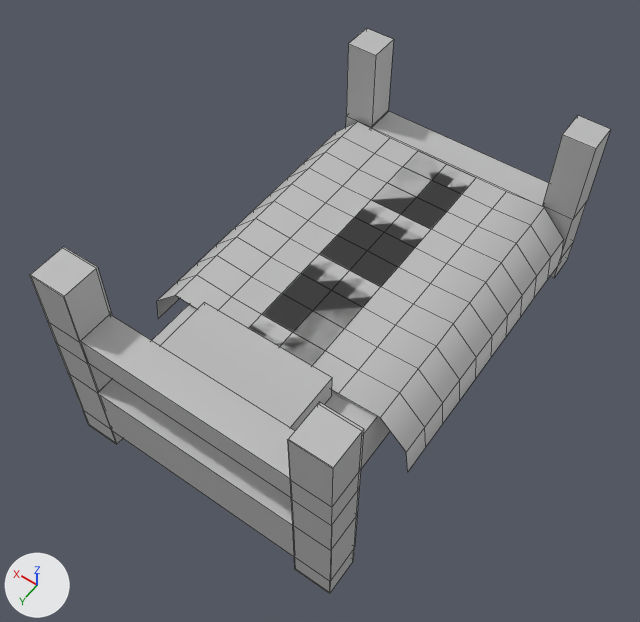
A saved change to the FBX model Assets/Assets/bed.fbx.
The view is the same before and after, from a camera (50 mm lens) standing at (-0.639, 0.971, 1.591) and looking at (-0.012, 0.093, 0.21). The axes (+X, +Y, +Z) are drawn at lower left. The lights are the same throughout. Mesh edges are drawn as thin lines. Where no turn or scale is listed for an object, it has been applied to the vertices.

Before the edit, the objects in view are built like this:
```python
me_mesh = bpy.data.meshes.new('Mesh')
me_mesh.from_pydata(...)  # 154 vertices, 120 faces; spans x -0.404..0.214, y -0.372..0.267, z 0.046..0.174
me_mesh.materials.append(mat_lambert1)  # grey #bcbcbc
me_mesh_001 = bpy.data.meshes.new('Mesh.001')
me_mesh_001.from_pydata(...)  # 160 vertices, 146 faces; spans x -0.402..0.193, y -0.487..0.487, z -0.064..0.405
me_mesh_001.materials.append(mat_lambert1)  # grey #bcbcbc
ob_pasted__pcube8 = bpy.data.objects.new('pasted__pCube8', me_mesh_001)
ob_pasted__pcube8.location = (0.085, 0.005, 0.097)
ob_pasted__pplane4 = bpy.data.objects.new('pasted__pPlane4', me_mesh)
ob_pasted__pplane4.location = (0.087, -0.026, 0.06)
```
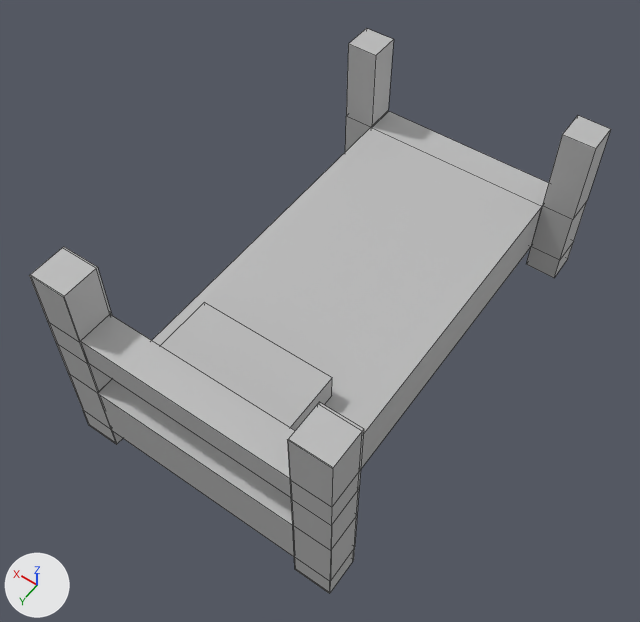
Boxes [x1, y1, x2, y2] around the edits, measured in the pictures (640 x 622 px):
'pasted__pPlane4', deleted: before [157, 121, 564, 471]

Patch to the scene script:
```diff
--- a/Assets/Assets/bed.fbx.py
+++ b/Assets/Assets/bed.fbx.py
@@ ob_pasted__pplane4 @@
-ob_pasted__pplane4 = bpy.data.objects.new('pasted__pPlane4', me_mesh)
-ob_pasted__pplane4.location = (0.087, -0.026, 0.06)
```
